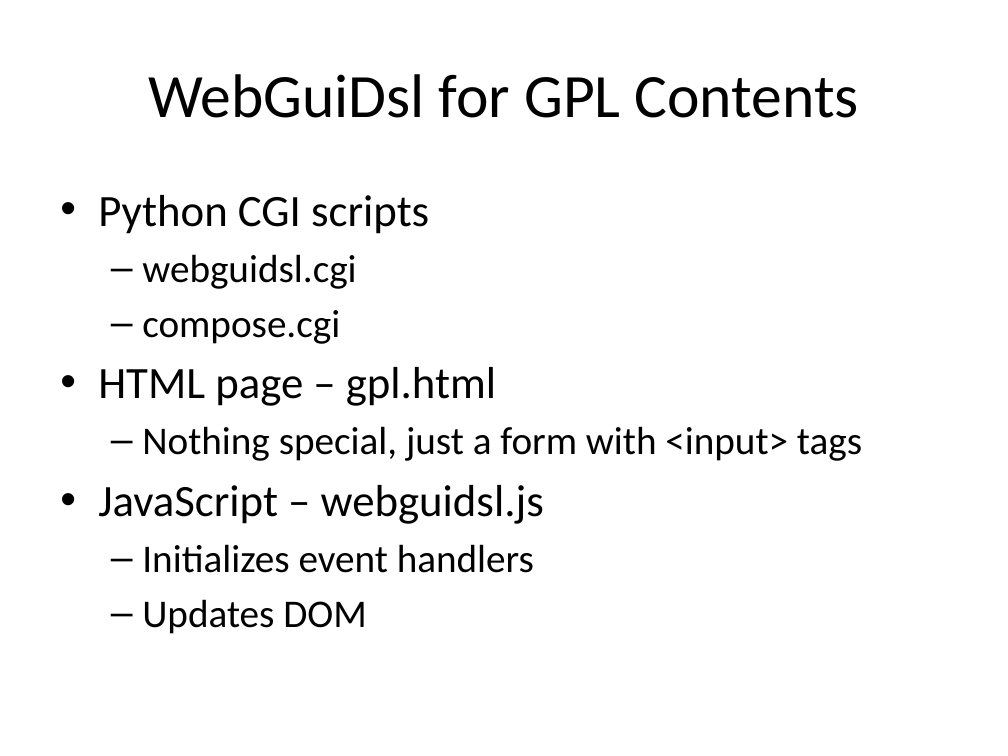
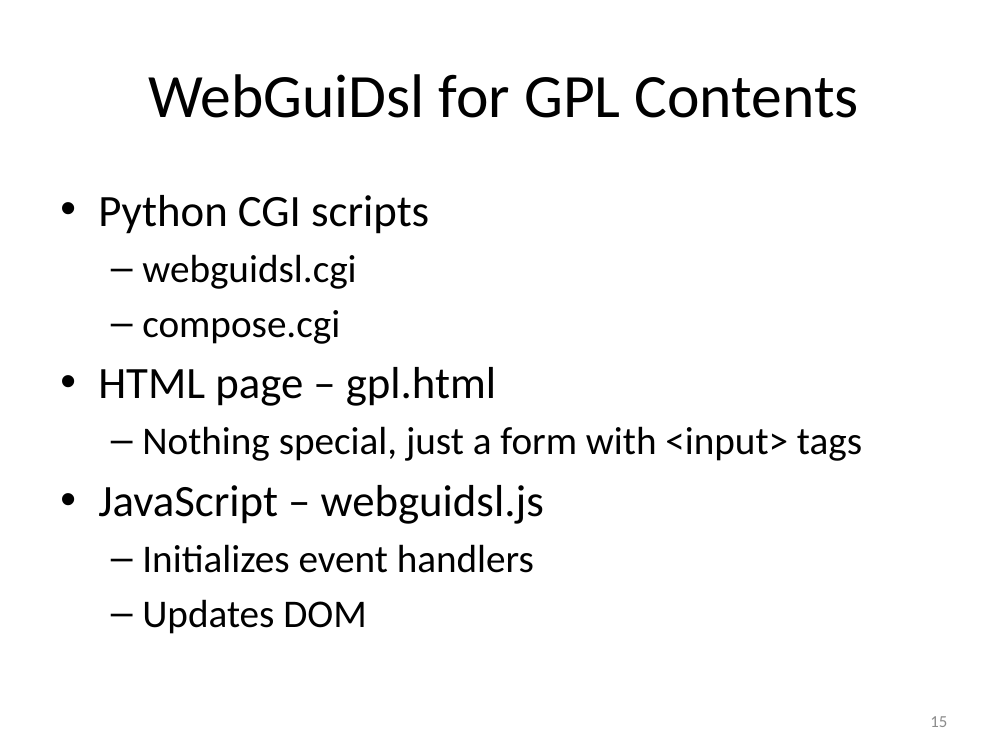
Before and after one commit to toomanyjoes/spring2011-cs392, a slide deck: slide 15 of GPL.pptx. Drawn at 1008x756 pixels with LibreOffice and Linux fonts; fonts in the diff are those of the drawing. Boxes give left, top, right and bottom in pixels: in the first picture for what was removed or moved away, otherwise in the second. Text is boxed around its words. In the diff, an @@ line names an element or a change of style, - is before the commit and + after.

```diff
--- a/GPL.pptx
+++ b/GPL.pptx
@@ page number added at bbox=[930, 716, 947, 727], 12 pt, text #8C8C8C @@
+15
```
Also in this commit, not shown: 23 other slides changed.
